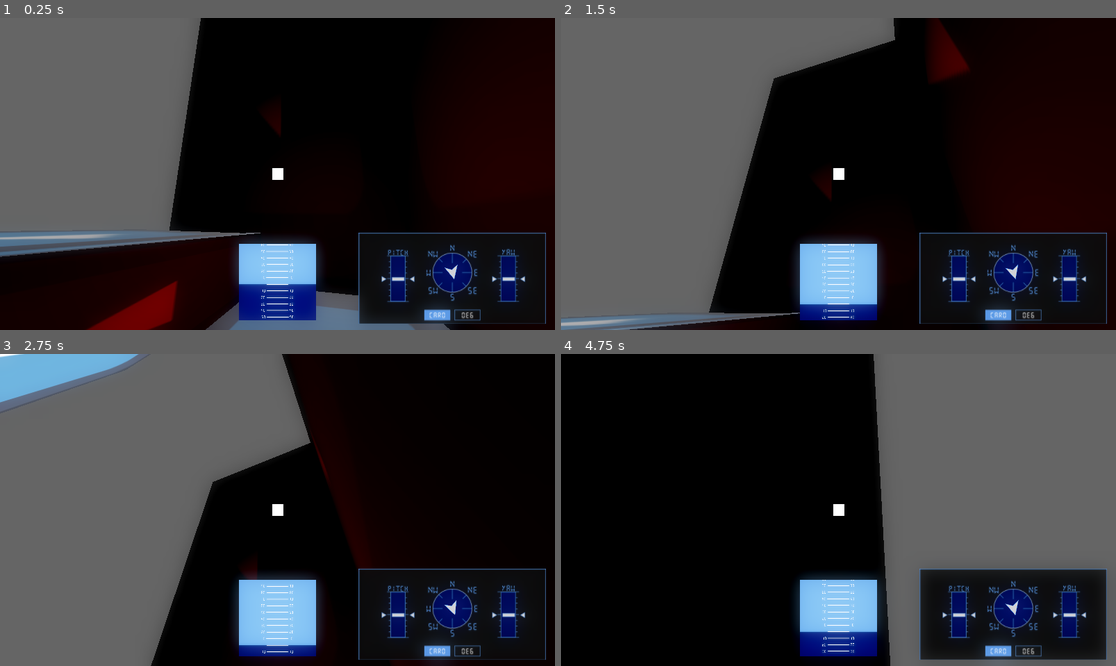
Above: before the commit, frames 1-4 (two rows, left to right).
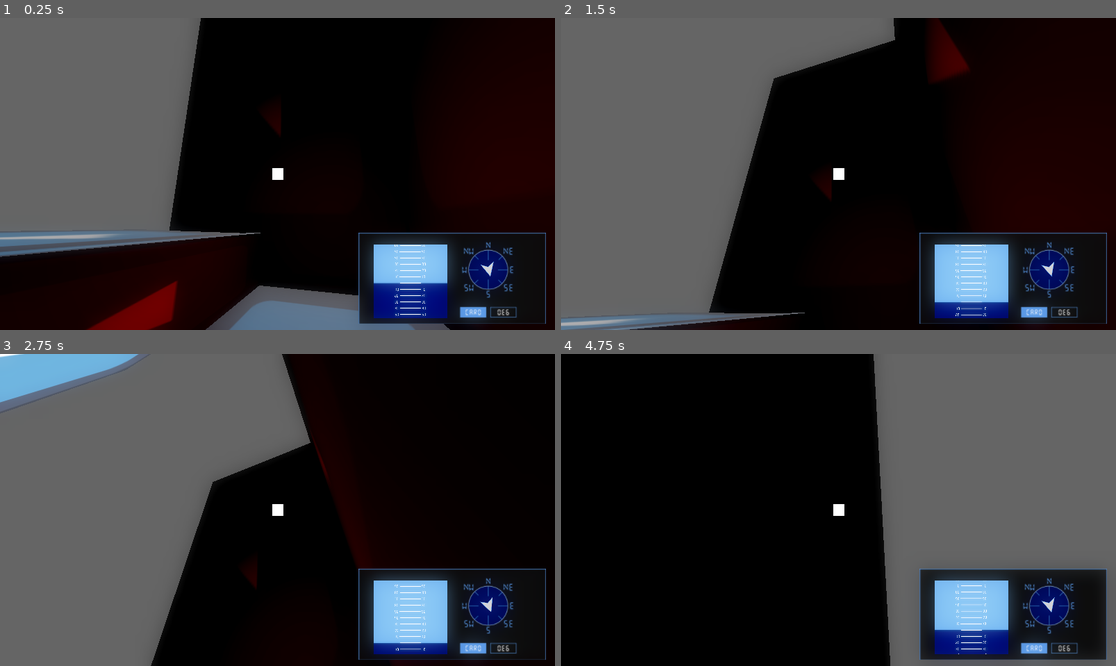
Above: after the commit, the same moments.

Repository: LitheFulminare/Abyssal-Cleaner
Game: Godot game, scene res://Prototyping/Test scene.tscn
Two runs of this game, one before a commit and one after it. Both use one fixed random seed, a clock stepped at 60 frames per second and the inputs below. The engine's default icon, where the game draws it, is replaced by a stand-in: a white triangle on a blue panel in a dark square.
Inputs (mouse positions are in pixels of both pictures, inside the frame that each line leads up to):
- Up to frame 1 (0.25 s): no input
- Up to frame 2 (1.5 s): move the mouse to (960, 158) at 0.52 s; hold D (Right) 0.53-1.28 s; move the mouse to (727, 189) at 1.27 s; hold S (Backwards) from 1.28 s (still down)
- Up to frame 3 (2.75 s): move the mouse to (333, 441) at 2.02 s; release S (Backwards) at 2.03 s; hold D (Right) from 2.03 s (still down)
- Up to frame 4 (4.75 s): move the mouse to (810, 572) at 2.77 s; release D (Right) at 2.78 s; hold W (Forward) 2.78-3.53 s; move the mouse to (1005, 556) at 3.52 s; hold A (Left) from 3.53 s (still down); move the mouse to (672, 463) at 4.27 s

The runs differ from the first frame. In frame 1, 9.4% of the frame differs, in the area x 42-95%, y 70-98%; in frame 2, 9.6%; in frame 3, 9.7%; in frame 4, 9.6%.

Commit message:
Artificial horizon ajustments

Diff:
--- a/abyssal-cleaner-3d/Assets/Screens/Orientation/orientation_screen.gd
+++ b/abyssal-cleaner-3d/Assets/Screens/Orientation/orientation_screen.gd
@@ -2,6 +2,10 @@
 extends Sprite3D
 
 @export var playerArrow: Sprite3D
+@export var artificial_horizon: ArtificialHorizon
 
 func update_player_arrow(new_rotation: float) -> void:
 	playerArrow.rotation.z = new_rotation
+
+func update_artificial_horizon(pitch_rad: float) -> void:
+	artificial_horizon.update_horizon(pitch_rad)
--- a/abyssal-cleaner-3d/Assets/Screens/Orientation/orientation_screen.tscn
+++ b/abyssal-cleaner-3d/Assets/Screens/Orientation/orientation_screen.tscn
@@ -4,26 +4,40 @@
 [ext_resource type="Texture2D" uid="uid://kdj6ktmt2uwl" path="res://Assets/Screens/Orientation/Screen 1 - Orientation.png" id="1_rc168"]
 [ext_resource type="Texture2D" uid="uid://bw0e22ruj5m68" path="res://Assets/Screens/Orientation/Player Arrow.png" id="2_3khgn"]
 [ext_resource type="Script" uid="uid://dmmi81850gxsg" path="res://Assets/Screens/Orientation/orientation_screen.gd" id="2_rc168"]
-[ext_resource type="Texture2D" uid="uid://calgvcdjkkgep" path="res://Assets/Screens/Orientation/Pointer.png" id="5_1rg3u"]
+[ext_resource type="PackedScene" uid="uid://7i18r1teg3yv" path="res://Player/Artificial Horizon.tscn" id="5_1rg3u"]
 
-[node name="Orientation Screen" type="Sprite3D" unique_id=578651837 node_paths=PackedStringArray("playerArrow")]
+[sub_resource type="ViewportTexture" id="ViewportTexture_64byu"]
+viewport_path = NodePath("SubViewport")
+
+[sub_resource type="StandardMaterial3D" id="StandardMaterial3D_qn1c0"]
+resource_local_to_scene = true
+render_priority = 1
+shading_mode = 0
+albedo_texture = SubResource("ViewportTexture_64byu")
+uv1_scale = Vector3(-1, 1, 1)
+disable_receive_shadows = true
+
+[node name="Orientation Screen" type="Sprite3D" unique_id=578651837 node_paths=PackedStringArray("playerArrow", "artificial_horizon")]
 material_overlay = ExtResource("1_jc4yw")
 cast_shadow = 0
 texture = ExtResource("1_rc168")
 script = ExtResource("2_rc168")
 playerArrow = NodePath("Player Arrow")
+artificial_horizon = NodePath("SubViewport/Artificial Horizon")
 
 [node name="Player Arrow" type="Sprite3D" parent="." unique_id=828074123]
-transform = Transform3D(1.0000001, 0, 0, 0, 1.0000001, 0, 0, 0, 1.0000001, 0, 0.462, 0.024477601)
+transform = Transform3D(1.0000001, 0, 0, 0, 1.0000001, 0, 0, 0, 1.0000001, 2.773352, 0.6823902, 0.024477601)
 render_priority = 1
 texture = ExtResource("2_3khgn")
 
-[node name="Pitch Gaugue" type="Sprite3D" parent="." unique_id=919609978]
-transform = Transform3D(1.0000001, 0, 0, 0, 1.0000001, 0, 0, 0, 1.0000001, -4.199188, -0.013518631, 0.024477601)
-render_priority = 1
-texture = ExtResource("5_1rg3u")
+[node name="AH Screen" type="CSGBox3D" parent="." unique_id=248117885]
+transform = Transform3D(5.5, -4.808251e-07, 4.808251e-07, 4.808252e-07, 5.5, -4.808252e-07, -4.8082507e-07, 4.8082524e-07, 5.5, -3.4915152, 0.0010795593, 0.39708978)
+material_override = SubResource("StandardMaterial3D_qn1c0")
+cast_shadow = 0
+size = Vector3(1, 1, 0)
 
-[node name="Yaw Gauge" type="Sprite3D" parent="." unique_id=18663514]
-transform = Transform3D(1.0000001, 0, 0, 0, 1.0000001, 0, 0, 0, 1.0000001, 4.293895, -0.013518631, 0.024477601)
-render_priority = 1
-texture = ExtResource("5_1rg3u")
+[node name="SubViewport" type="SubViewport" parent="." unique_id=1957549300]
+transparent_bg = true
+size = Vector2i(700, 700)
+
+[node name="Artificial Horizon" parent="SubViewport" unique_id=1693072257 instance=ExtResource("5_1rg3u")]
--- a/abyssal-cleaner-3d/Player/submarine.tscn
+++ b/abyssal-cleaner-3d/Player/submarine.tscn
@@ -3,22 +3,11 @@
 [ext_resource type="Script" uid="uid://dyx14p5q8fc1a" path="res://Player/submarine_movement.gd" id="1_3uq8f"]
 [ext_resource type="PackedScene" uid="uid://csh3st7qcjppx" path="res://Player/Submarine_HUD.tscn" id="2_k4f85"]
 [ext_resource type="PackedScene" uid="uid://r375g63wj4kf" path="res://Assets/Screens/Orientation/orientation_screen.tscn" id="3_qvldv"]
-[ext_resource type="PackedScene" uid="uid://7i18r1teg3yv" path="res://Player/Artificial Horizon.tscn" id="4_fjnjb"]
 
-[sub_resource type="ViewportTexture" id="ViewportTexture_fjnjb"]
-viewport_path = NodePath("SubViewport")
-
-[sub_resource type="StandardMaterial3D" id="StandardMaterial3D_y7148"]
-resource_local_to_scene = true
-shading_mode = 0
-albedo_texture = SubResource("ViewportTexture_fjnjb")
-disable_receive_shadows = true
-
-[node name="Submarine" type="CharacterBody3D" unique_id=478321623 node_paths=PackedStringArray("orientationScreen", "artificial_horizon")]
+[node name="Submarine" type="CharacterBody3D" unique_id=478321623 node_paths=PackedStringArray("orientationScreen")]
 transform = Transform3D(1, 0, 0, 0, 0.99999994, 0, 0, 0, 0.99999994, 0, 0, 0)
 script = ExtResource("1_3uq8f")
 orientationScreen = NodePath("Orientation Screen")
-artificial_horizon = NodePath("SubViewport/Artificial Horizon")
 
 [node name="Orientation Screen" parent="." unique_id=578651837 instance=ExtResource("3_qvldv")]
 transform = Transform3D(0.04, 0, 0, 0, 0.039999984, 0, 0, 0, 0.039999984, 0.5380652, -0.32144433, -0.6253317)
@@ -28,18 +17,6 @@
 [node name="SubmarineHud" parent="CanvasLayer" unique_id=310598664 instance=ExtResource("2_k4f85")]
 
 [node name="Camera3D" type="Camera3D" parent="." unique_id=1683836420]
-
-[node name="AH Screen" type="CSGBox3D" parent="." unique_id=389532713]
-transform = Transform3D(-0.225, 1.9670118e-08, -1.9670118e-08, -1.967012e-08, -0.225, 1.9670122e-08, 1.9670116e-08, -1.9670123e-08, -0.225, 0, -0.3184188, -0.597707)
-material_override = SubResource("StandardMaterial3D_y7148")
-cast_shadow = 0
-size = Vector3(1, 1, 0)
-
-[node name="SubViewport" type="SubViewport" parent="." unique_id=1424238813]
-transparent_bg = true
-size = Vector2i(700, 700)
-
-[node name="Artificial Horizon" parent="SubViewport" unique_id=1693072257 instance=ExtResource("4_fjnjb")]
 
 [node name="SubViewportContainer" type="SubViewportContainer" parent="." unique_id=689554613]
 anchors_preset = 8
--- a/abyssal-cleaner-3d/Player/submarine_movement.gd
+++ b/abyssal-cleaner-3d/Player/submarine_movement.gd
@@ -1,7 +1,6 @@
 extends CharacterBody3D
 
 @export var orientationScreen: OrientationScreen
-@export var artificial_horizon: ArtificialHorizon
 
 @export var max_forward_speed := 20.0
 @export var max_strafe_speed := 10.0
@@ -36,10 +35,7 @@
 func _physics_process(delta):
 	var forward = -global_basis.z
 	orientationScreen.update_player_arrow(atan2(forward.x, forward.z))
-	var pitch = asin(forward.y)
-	artificial_horizon.update_horizon(pitch)
-	#artificial_horizon.update_horizon(asin(forward.y))
-	print(rad_to_deg(pitch))
+	orientationScreen.update_artificial_horizon(asin(forward.y))
 
 	# Rotation
 	var offset = mouse_position - center
Binary file changed: abyssal-cleaner-3d/Assets/Screens/Orientation/Screen 1 - Orientation.png
